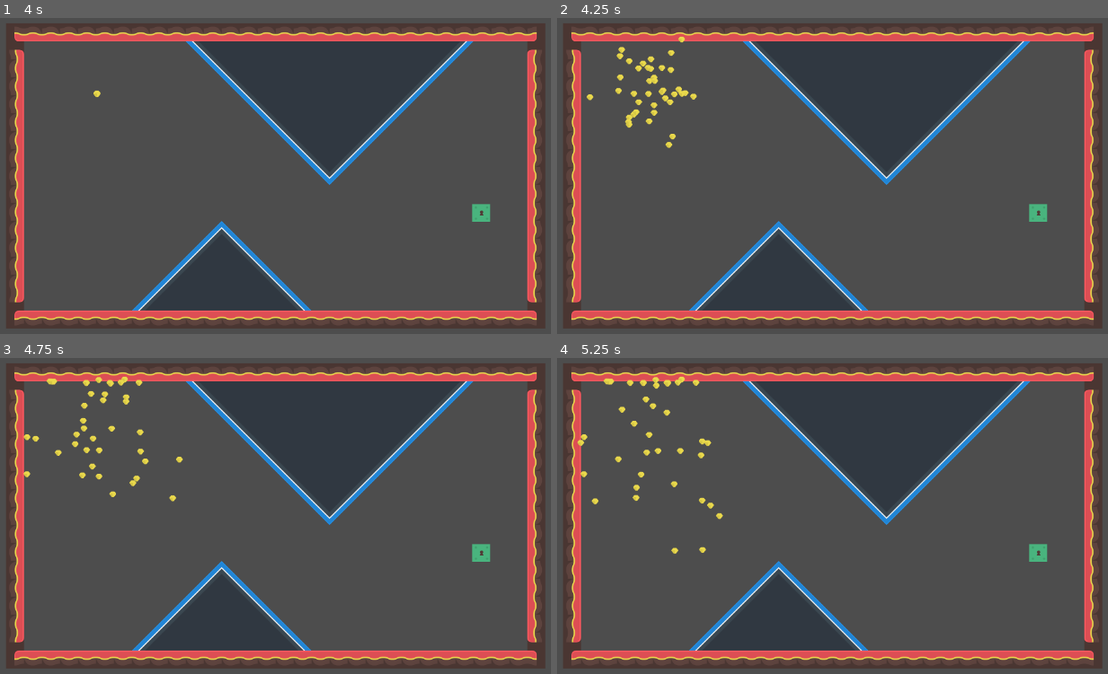
Above: before the commit, frames 1-4 (two rows, left to right).
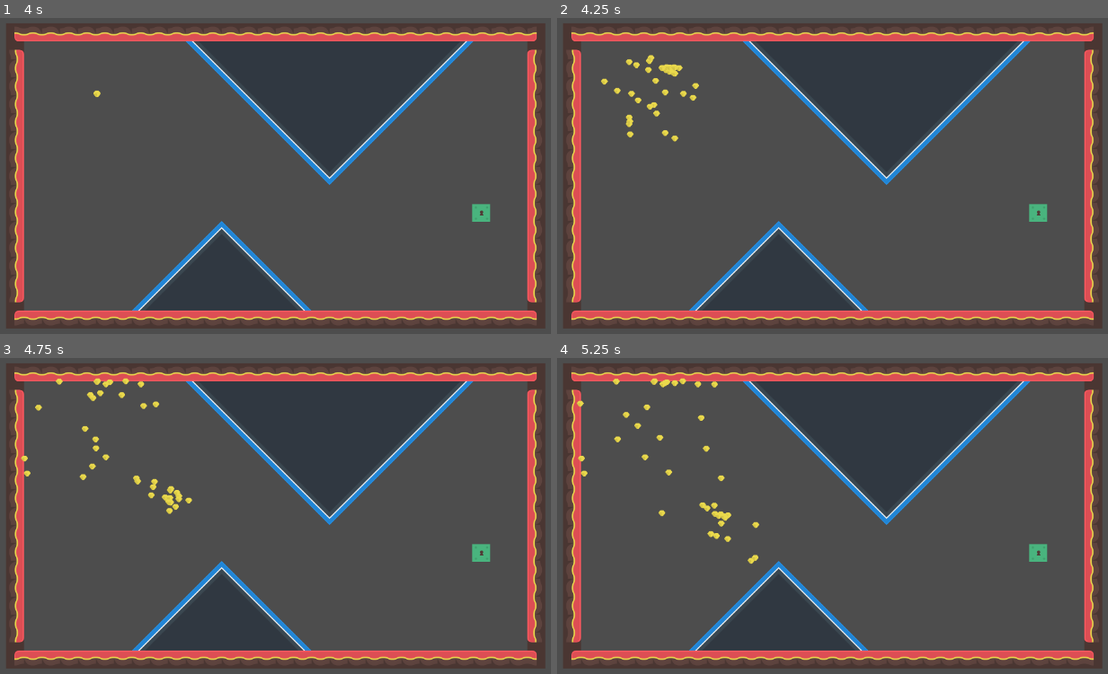
Above: after the commit, the same moments.

Repository: AliClark2023/GATraversal
Game: Godot game, scene res://Scenes/simulation.tscn
Two runs of this game, one before a commit and one after it. Both use one fixed random seed, a clock stepped at 60 frames per second and the inputs below.
Inputs:
- Up to frame 1 (4 s): no input
- Up to frame 2 (4.25 s): no input
- Up to frame 3 (4.75 s): no input
- Up to frame 4 (5.25 s): no input

Frame 1 is identical in both runs. In frame 2, 0.8% of the frame differs, in the area x 5-26%, y 5-42%; in frame 3, 1.0%; in frame 4, 1.2%, in the area x 3-37%, y 5-66%.

Commit message:
Selection methods complete
Cross-over methods complete
Mutation method complete
Working on UI additions and adjustments

Diff:
--- a/Scenes/simulation.gd
+++ b/Scenes/simulation.gd
@@ -9,11 +9,13 @@
 
 # Called when the node enters the scene tree for the first time.
 func _ready() -> void:
+	# remove if not needed
 	distanceToGoal = ((spawner.global_position.distance_to(goal.global_position)))
 
+	# initialse Generation arrays if not done so already
 	if Global.previousGen.size() == 0:
 		initialiseGenArray()
-
+	Global.numReachedGoal = 0
 	print ("Generation: " + str(Global.generationNum))
 	spawnCreatures()
 
@@ -27,12 +29,16 @@
 	# other generations
 	if Global.bestDNA:
 		Global.geneIdx = 0
-		# next generation method goes here, contains
-		# selection, crossover and mutation methods
+		## next generation method goes here, contains
+		## selection, crossover and mutation methods
+
 		# method testing
-		selectStrong()
-		singlePCross()
-		#selectWeak()
+		selectWeak()
+		#singlePCross()
+		#multiPCross()
+		randomPCross()
+		destMutation()
+
 		for i in spawnAmount:
 			var creature := preload("res://Scenes/creature.tscn").instantiate()
 			creature.firstGen = false
@@ -94,78 +100,93 @@
 			Global.bestDNA = spawner.get_child(idOfBestFit).genome
 
 		Global.generationNum +=1
+		print("Reached Goal" + str(Global.numReachedGoal))
+		print("Closest distance" + str(Global.bestFit))
 		get_tree().reload_current_scene()
 
-# uses a selection method, crossover, mutation to create next generation
+## uses a selection method, crossover, mutation to create next generation
 func nextGenCreation() -> void:
+	## assign via UI
+	var strongGenomes: bool = false;
+	var weakerGenomes: bool = false;
+
 	selectStrong()
 	selectWeak()
 	pass
 
 # mutation functions (entire genome)
-# keeps mutated genome regardless of fitness
+
+## keeps mutated genome regardless of fitness
 func destMutation() -> void:
-	var creature := preload("res://Scenes/creature.tscn").instantiate()
-	creature.firstGen = false
-	creature.alive = true
-
-	for i in creature.genomeSize:
-		var v: Vector2 = Vector2(randi_range(-1,1), randi_range(-1,1)).normalized() * creature.speed
-		creature.genome.append(v)
-		#creature.genome[i] = v
-		pass
-
-	spawner.add_child(creature)
-	print("mutated")
-
+	## testing new method
+	# make UI adjustable
+	var mutationFactor: float = 0.15
+	# each genome will have a % chance of mutating
+	for i in spawnAmount:
+		var rdm : float = randf()
+		if rdm < mutationFactor:
+			#print("mutating")
+			# creation of new genome
+			for j in Global.genomeSize:
+				var v:= Vector2(randi_range(-1,1), randi_range(-1,1)).normalized() * Global.creatureSpeed
+				Global.nextGen[i][0][j] = v
+
+## needs to re calculate fitness, may not be possible given nature of program
 func constructMutation() -> void:
 	pass
 
-# selection functions
-# strongest survive
+## selection functions
+
+## strongest survive
+## will select genomes that are within a thresold of the best fitness
+## or will create strong genome from best fit +- a percentage (available on UI)
 func selectStrong() -> void:
 	for i in spawnAmount:
-		var distPercent: float = (distanceToGoal - Global.previousGen[i][1]) / distanceToGoal
-		#print("global fitness" + str(Global.previousGen[i][1]))
-		# strongest genome
-		if distPercent > genomeThreshold:
+		var strongThreshold: float = genomeThreshold * Global.bestFit
+		var currentFitness: float = Global.previousGen[i][1]
+		# geneome is passed on if fitness is within threshold
+		if currentFitness > (Global.bestFit - strongThreshold) and currentFitness < (Global.bestFit + strongThreshold):
 			Global.nextGen[i] = Global.previousGen[i]
-		# determine method for weak genomes
+		# genome is randomised from best fit genome?
+		# genome is discarded and a new one is created?
 		else:
+			## randomised from best fit, make available on UI
+			var bestFitVariance: float = 0.30
 			for j in Global.genomeSize:
-				var gene: Vector2 = Global.previousGen[i][0][j]
-				var newX: float =  abs(Global.previousGen[i][0][j].x * 0.10);
-				var newY: float =  abs(Global.previousGen[i][0][j].y * 0.10);
+				var gene: Vector2 = Global.bestDNA[j]
+				var newX: float =  abs(gene.x * bestFitVariance);
+				var newY: float =  abs(gene.y * bestFitVariance);
 				var newGene = Vector2(randf_range(gene.x - newX, gene.x + newX), randf_range(gene.y - newY, gene.y + newY))
 				Global.nextGen[i][0][j] = newGene
-				pass
-			pass
-# some weak survive (50% of the weak), change to UI variable
+		pass
+
+## some weak survive (50% of the weak), change to UI variable
+## strong selection based on same method on selectStrong
 func selectWeak() -> void:
-	for i in spawnAmount:
-		var distPercent: float = (distanceToGoal - Global.previousGen[i][1]) / distanceToGoal
-		#print("global fitness" + str(Global.previousGen[i][1]))
-		# strongest genome
-		if distPercent > genomeThreshold:
+	var selectWeakChance :float = 0.5
+	for i in spawnAmount:
+		var rdm = randf()
+		var strongThreshold: float = genomeThreshold * Global.bestFit
+		var currentFitness: float = Global.previousGen[i][1]
+		# strong geneome is passed on if fitness is within threshold
+		if currentFitness > (Global.bestFit - strongThreshold) and currentFitness < (Global.bestFit + strongThreshold):
 			Global.nextGen[i] = Global.previousGen[i]
 		# selects 50% of the weaker genomes
-		elif distPercent < genomeThreshold && randf() < 0.5:
+		elif rdm < selectWeakChance:
 			Global.nextGen[i] = Global.previousGen[i]
-			pass
-		# determine method for other weak genomes
-		# randomises genome +- 10% of previous parent (add to UI)
+		# discards the rest and creates new genome
 		else:
+			## randomised from best fit, make available on UI
+			var bestFitVariance: float = 0.30
 			for j in Global.genomeSize:
-				var gene: Vector2 = Global.previousGen[i][0][j]
-				var newX: float =  abs(Global.previousGen[i][0][j].x * 0.10);
-				var newY: float =  abs(Global.previousGen[i][0][j].y * 0.10);
+				var gene: Vector2 = Global.bestDNA[j]
+				var newX: float =  abs(gene.x * bestFitVariance);
+				var newY: float =  abs(gene.y * bestFitVariance);
 				var newGene = Vector2(randf_range(gene.x - newX, gene.x + newX), randf_range(gene.y - newY, gene.y + newY))
 				Global.nextGen[i][0][j] = newGene
-				pass
-			pass
-	pass
-
-# cross-over functions (spawn amount and arrays need to be even numbered)
+
+## cross-over functions (spawn amount and arrays need to be even numbered)
+## crossover from a specified index point onwards (point to be adjusted in UI)
 func singlePCross() -> void:
 	for i in range(0, spawnAmount, 2):
 		# assiging parents
@@ -191,8 +212,58 @@
 		pass
 	pass
 
+## crossover between two index points (points to be adjusted in UI)
 func multiPCross() -> void:
-	pass
-
+	for i in range(0, spawnAmount, 2):
+		# assiging parents
+		var parent1 = Global.nextGen[i][0]
+		var parent2 = Global.nextGen[i+1][0]
+		var child1 =  parent1.duplicate(true)
+		var child2 = parent2.duplicate(true)
+		## cross-overpoints (make Available in UI, between 0 and 75(genomesize))
+		var indexStart: int = Global.genomeSize/5
+		var indexEnd: int = Global.genomeSize/1.5
+
+		# crossover point is around halfway along genome (adjust through UI)
+		for j in range(indexStart, indexEnd):
+			var par1 = parent1[j]
+			var par2 = parent2[j]
+
+			child1[j] = par2
+			child2[j] = par1
+			#print("child1" + str(child1[j]))
+			#print("child2" + str(child2[j]))
+			pass
+
+		# writing child to next gen array
+		Global.nextGen[i][0] = child1
+		Global.nextGen[i+1][0] = child2
+		pass
+	pass
+
+## crossover from a random index point onwards
 func randomPCross() -> void:
-	pass
+	for i in range(0, spawnAmount, 2):
+		# assiging parents
+		var parent1 = Global.nextGen[i][0]
+		var parent2 = Global.nextGen[i+1][0]
+		var child1 =  parent1.duplicate(true)
+		var child2 = parent2.duplicate(true)
+		# creating random cross-over point
+		var rdmIdx: float = randi_range(0, Global.genomeSize)
+
+		# crossover point is around halfway along genome (adjust through UI)
+		for j in range(rdmIdx, Global.genomeSize):
+			var par1 = parent1[j]
+			var par2 = parent2[j]
+
+			child1[j] = par2
+			child2[j] = par1
+			#print("child1" + str(child1[j]))
+			#print("child2" + str(child2[j]))
+			pass
+
+		# writing child to next gen array
+		Global.nextGen[i][0] = child1
+		Global.nextGen[i+1][0] = child2
+		pass
--- a/Scripts/Global.gd
+++ b/Scripts/Global.gd
@@ -12,3 +12,4 @@
 var previousGen=[]
 var nextGen=[]
 var geneIdx: int = 0
+var numReachedGoal: int = 0
--- a/Scripts/creature.gd
+++ b/Scripts/creature.gd
@@ -2,7 +2,7 @@
 #var original:bool = false
 var alive:bool = false
 var firstGen:bool = true
-var speed: float = 20.0
+var speed: float = Global.creatureSpeed
 var genome =[]
 var gene: int = 0;
 # fitness is distance to goal (lower = better)
@@ -88,7 +88,8 @@
 func _on_area_entered(area: Area2D) -> void:
 	#print("Collided with area")
 	if area.is_in_group("Goal"):
-		print("Collided with goal")
+		#print("Collided with goal")
+		Global.numReachedGoal += 1
 		die()
 
 # mutation functions (remove once added in simulation)
